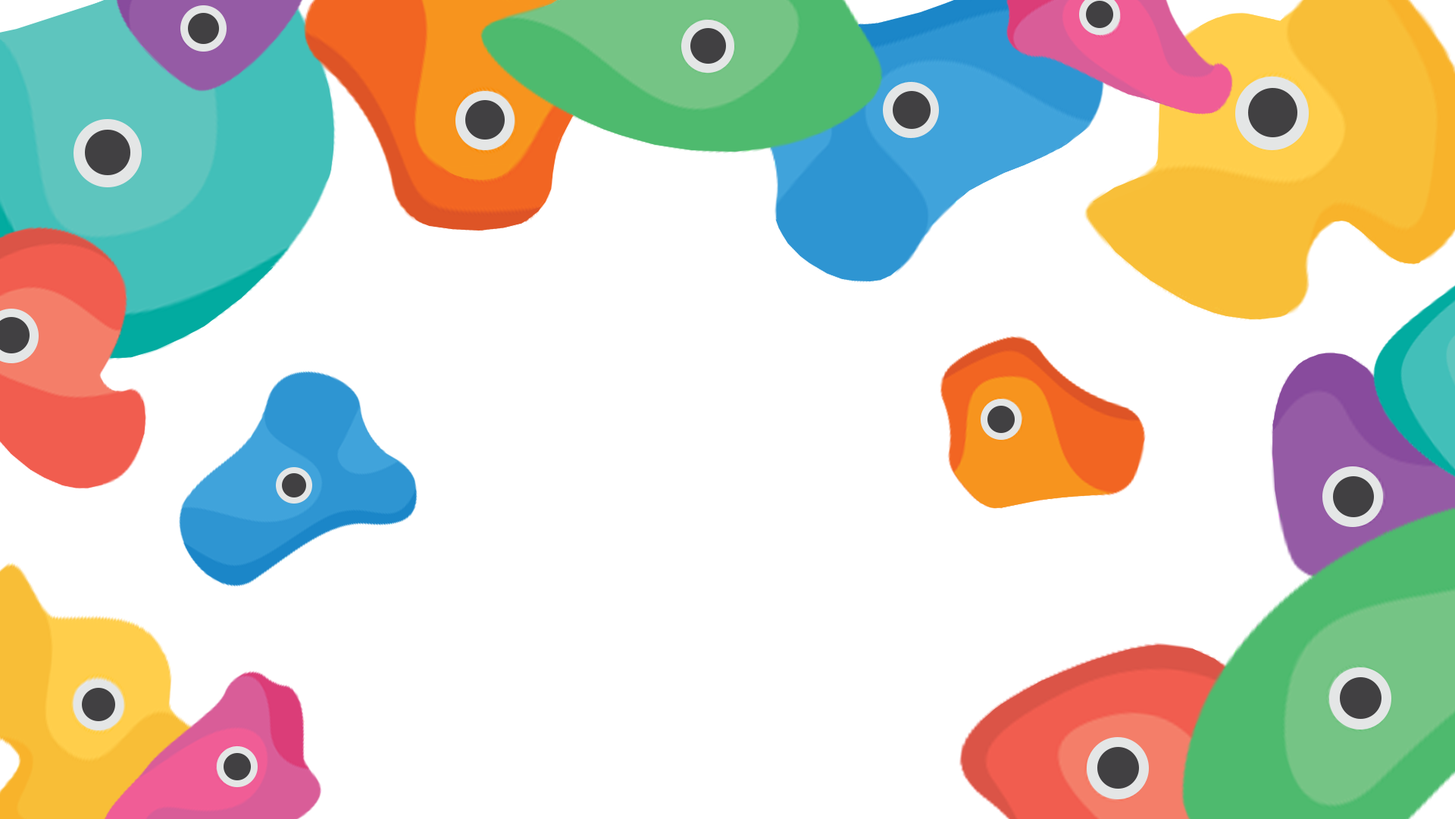
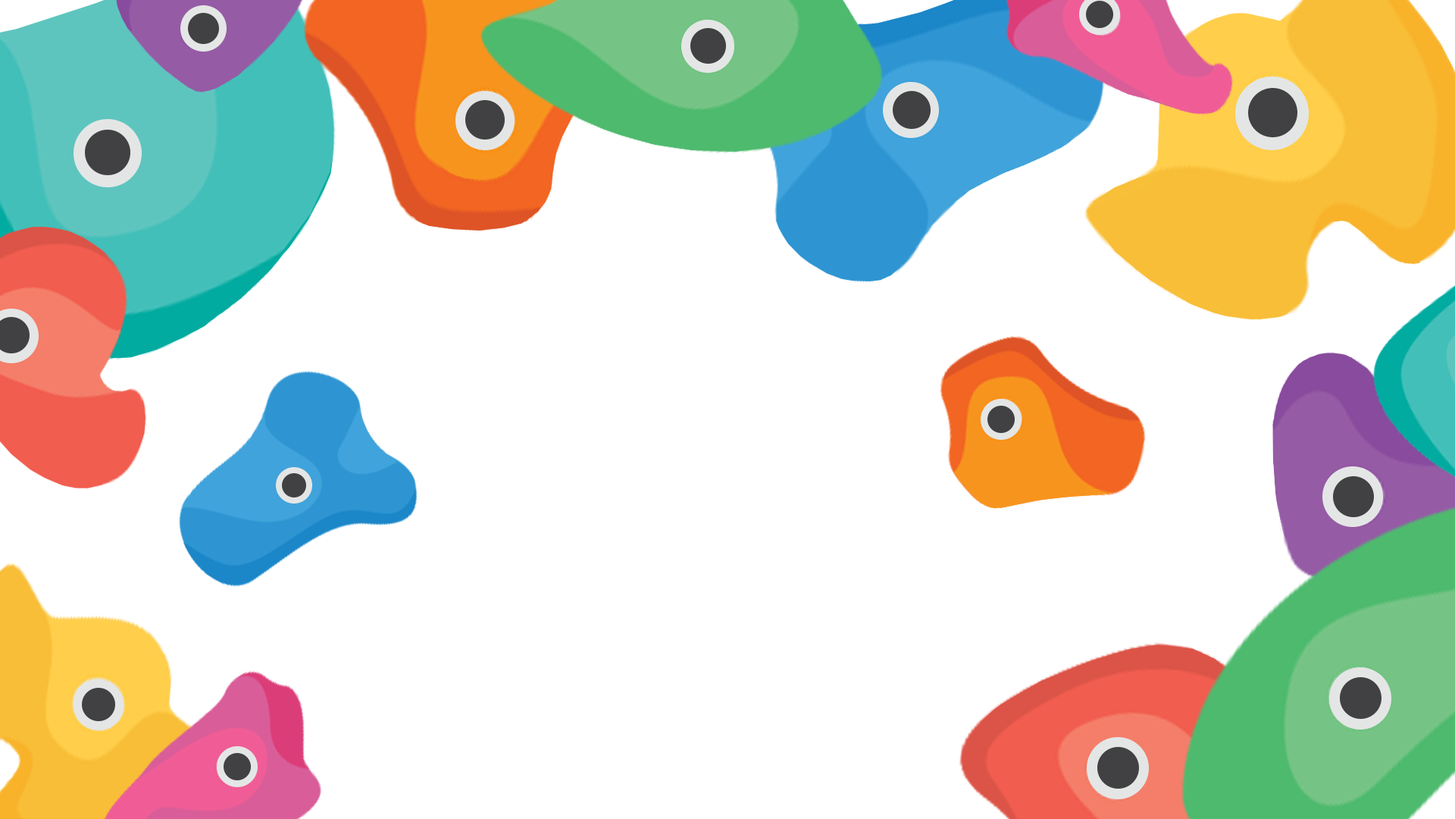
Comparing the layer stacks of the two 1455x819 images. Changes:
painted on "Background" over [0,0,1455,541]
